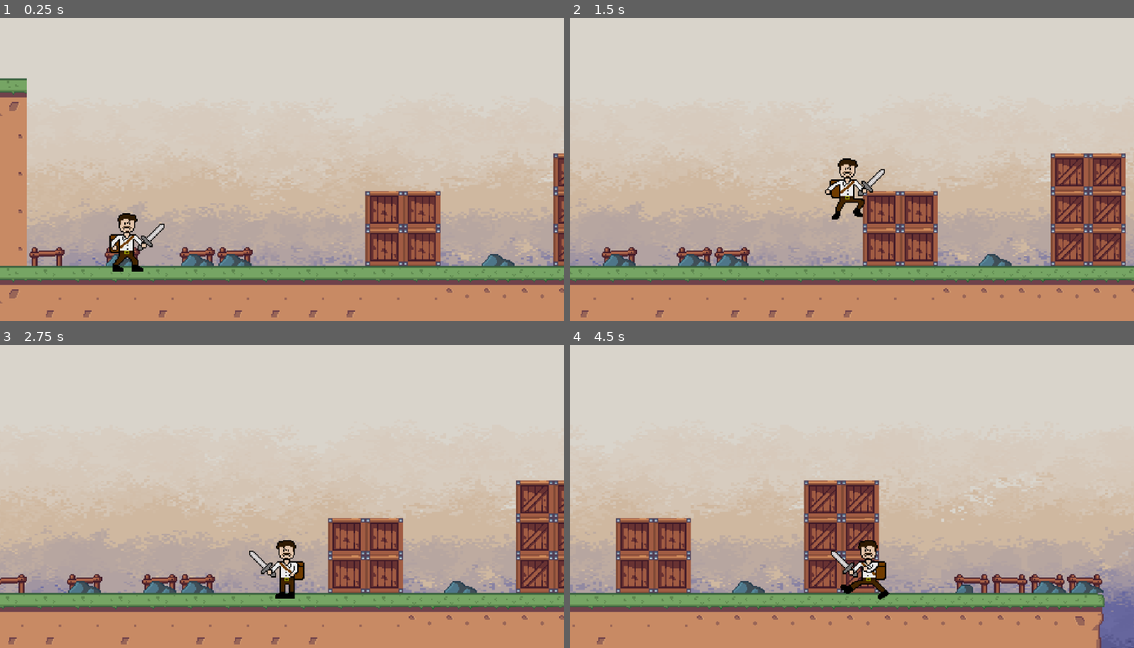
Above: before the commit, frames 1-4 (two rows, left to right).
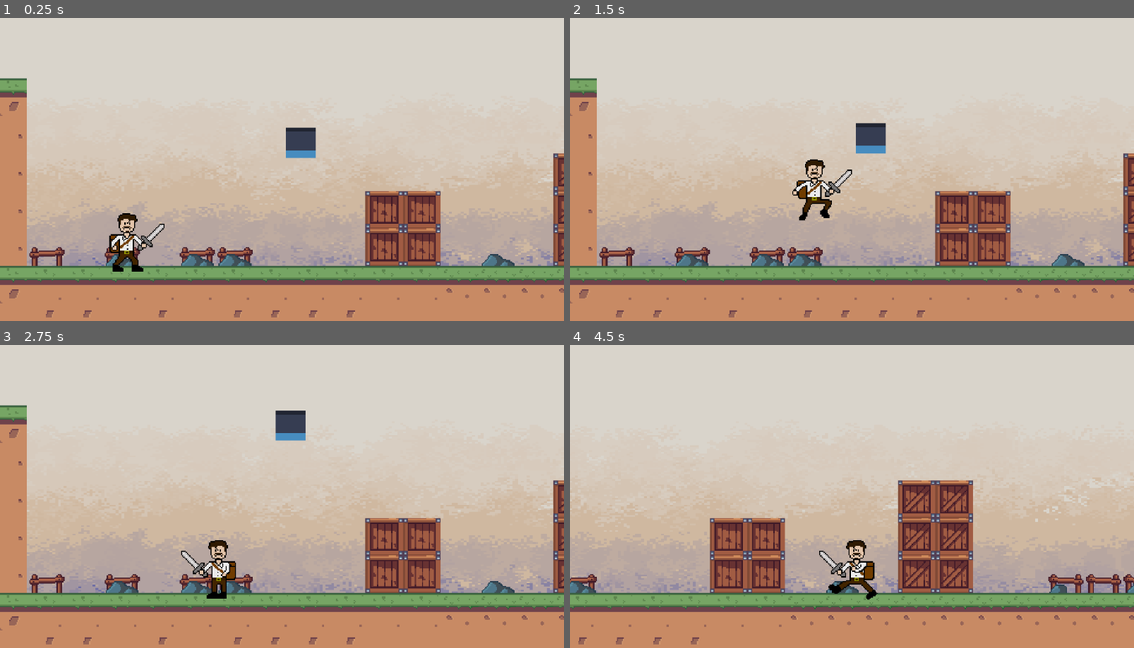
Above: after the commit, the same moments.

Repository: bscott519/ColossalCrisisGame
Game: Godot game, scene res://Scenes/level_1.tscn
The game is run twice, just before and just after one commit, with the same random seed, the same clock (stepped at 60 frames per second) and the same inputs. The engine's default icon, where the game draws it, is replaced by a stand-in: a white triangle on a blue panel in a dark square.
Inputs:
- Up to frame 1 (0.25 s): no input
- Up to frame 2 (1.5 s): tap Enter at 0.5 s; hold D (right) from 0.53 s (still down); tap Space (jump) at 0.77 s
- Up to frame 3 (2.75 s): tap Space (jump) at 1.52 s; release D (right) at 2.03 s; hold A (left) from 2.03 s (still down)
- Up to frame 4 (4.5 s): release A (left) at 2.78 s; hold D (right) 2.78-4.28 s; tap Space (jump) at 3.02, 3.77 s; hold A (left) from 4.28 s (still down)

The runs differ from the first frame. In frame 1, 0.6% of the frame differs, in the area x 50-57%, y 36-47%; in frame 2, 20%; in frame 3, 13%; in frame 4, 21%, in the area x 0-100%, y 42-100%.

Commit message:
first enemy

Diff:
--- /dev/null
+++ b/Scenes/darkbird.tscn
@@ -0,0 +1,87 @@
+[gd_scene load_steps=10 format=3 uid="uid://bs18n0b7vaju6"]
+
+[ext_resource type="Script" path="res://Scripts/darkbird.gd" id="1_7te06"]
+[ext_resource type="Texture2D" uid="uid://bk7x1cbmim4dt" path="res://GameArt/icon.svg" id="1_owova"]
+
+[sub_resource type="AtlasTexture" id="AtlasTexture_olu1s"]
+atlas = ExtResource("1_owova")
+region = Rect2(0, 0, 128, 128)
+
+[sub_resource type="AtlasTexture" id="AtlasTexture_l32au"]
+atlas = ExtResource("1_owova")
+region = Rect2(0, 0, 128, 128)
+
+[sub_resource type="AtlasTexture" id="AtlasTexture_rg5bh"]
+atlas = ExtResource("1_owova")
+region = Rect2(32, 0, 32, 32)
+
+[sub_resource type="AtlasTexture" id="AtlasTexture_pwkhj"]
+atlas = ExtResource("1_owova")
+region = Rect2(0, 0, 128, 128)
+
+[sub_resource type="AtlasTexture" id="AtlasTexture_q0bcq"]
+atlas = ExtResource("1_owova")
+region = Rect2(0, 0, 128, 128)
+
+[sub_resource type="SpriteFrames" id="SpriteFrames_po7aa"]
+animations = [{
+"frames": [{
+"duration": 1.0,
+"texture": SubResource("AtlasTexture_olu1s")
+}],
+"loop": false,
+"name": &"attack",
+"speed": 5.0
+}, {
+"frames": [{
+"duration": 1.0,
+"texture": SubResource("AtlasTexture_l32au")
+}, {
+"duration": 1.0,
+"texture": null
+}],
+"loop": false,
+"name": &"death",
+"speed": 5.0
+}, {
+"frames": [{
+"duration": 1.0,
+"texture": SubResource("AtlasTexture_rg5bh")
+}],
+"loop": true,
+"name": &"flying",
+"speed": 5.0
+}, {
+"frames": [{
+"duration": 1.0,
+"texture": SubResource("AtlasTexture_pwkhj")
+}, {
+"duration": 1.0,
+"texture": null
+}, {
+"duration": 1.0,
+"texture": SubResource("AtlasTexture_q0bcq")
+}],
+"loop": false,
+"name": &"hurt",
+"speed": 5.0
+}]
+
+[sub_resource type="CircleShape2D" id="CircleShape2D_by4lu"]
+radius = 63.2851
+
+[node name="darkbird" type="CharacterBody2D"]
+script = ExtResource("1_7te06")
+
+[node name="AnimatedSprite2D" type="AnimatedSprite2D" parent="."]
+scale = Vector2(0.8, 0.8)
+sprite_frames = SubResource("SpriteFrames_po7aa")
+animation = &"flying"
+
+[node name="CollisionShape2D" type="CollisionShape2D" parent="."]
+shape = SubResource("CircleShape2D_by4lu")
+
+[node name="Timer" type="Timer" parent="."]
+autostart = true
+
+[connection signal="timeout" from="Timer" to="." method="_on_timer_timeout"]
--- a/Scenes/level_1.tscn
+++ b/Scenes/level_1.tscn
@@ -1,8 +1,9 @@
-[gd_scene load_steps=9 format=3 uid="uid://do37bvywgkx5k"]
+[gd_scene load_steps=10 format=3 uid="uid://do37bvywgkx5k"]
 
 [ext_resource type="Texture2D" uid="uid://c7awsvhvqdq0c" path="res://GameArt/Background.png" id="1_3gp3n"]
 [ext_resource type="Texture2D" uid="uid://c2vdlh6wda0jf" path="res://GameArt/TileSet-36x36.png" id="1_dkavn"]
 [ext_resource type="PackedScene" uid="uid://b5lm45fuex5bw" path="res://Scenes/player.tscn" id="3_pm7jt"]
+[ext_resource type="PackedScene" uid="uid://bs18n0b7vaju6" path="res://Scenes/darkbird.tscn" id="4_y8ncn"]
 
 [sub_resource type="TileSetAtlasSource" id="TileSetAtlasSource_biuay"]
 texture = ExtResource("1_dkavn")
@@ -75,3 +76,6 @@
 
 [node name="player" parent="." instance=ExtResource("3_pm7jt")]
 position = Vector2(185, 196)
+
+[node name="darkbird" parent="." instance=ExtResource("4_y8ncn")]
+position = Vector2(329, 119)
--- /dev/null
+++ b/Scripts/darkbird.gd
@@ -0,0 +1,36 @@
+extends CharacterBody2D
+
+const speed = 30
+var dir: Vector2
+
+var is_chasing: bool
+
+func _ready():
+	is_chasing = false
+
+func _process(delta):
+	move(delta)
+	handle_anims()
+
+func move(delta):
+	if !is_chasing:
+		velocity += dir * speed * delta
+	move_and_slide()
+
+func _on_timer_timeout():
+	$Timer.wait_time = choose([1.0, 1.5, 2.0])
+	if !is_chasing:
+		dir = choose([Vector2.RIGHT, Vector2.UP, Vector2.LEFT, Vector2.DOWN])
+		print(dir)
+
+func handle_anims():
+	var animated_sprite = $AnimatedSprite2D
+	animated_sprite.play("flying")
+	if dir.x == -1:
+		animated_sprite.flip_h = true
+	elif dir.x == 1:
+		animated_sprite.flip_h = false
+
+func choose(array):
+	array.shuffle()
+	return array.front()
